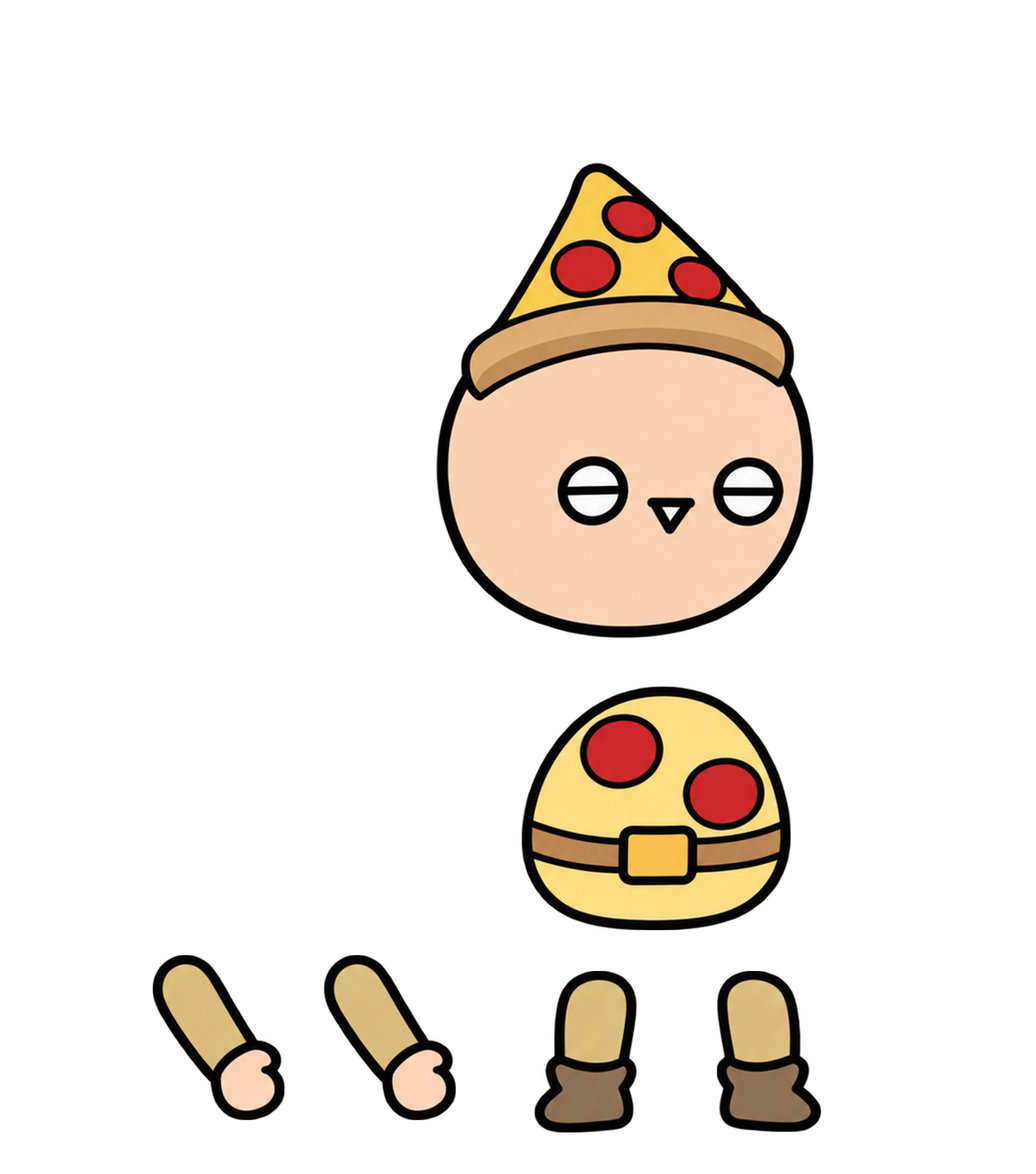
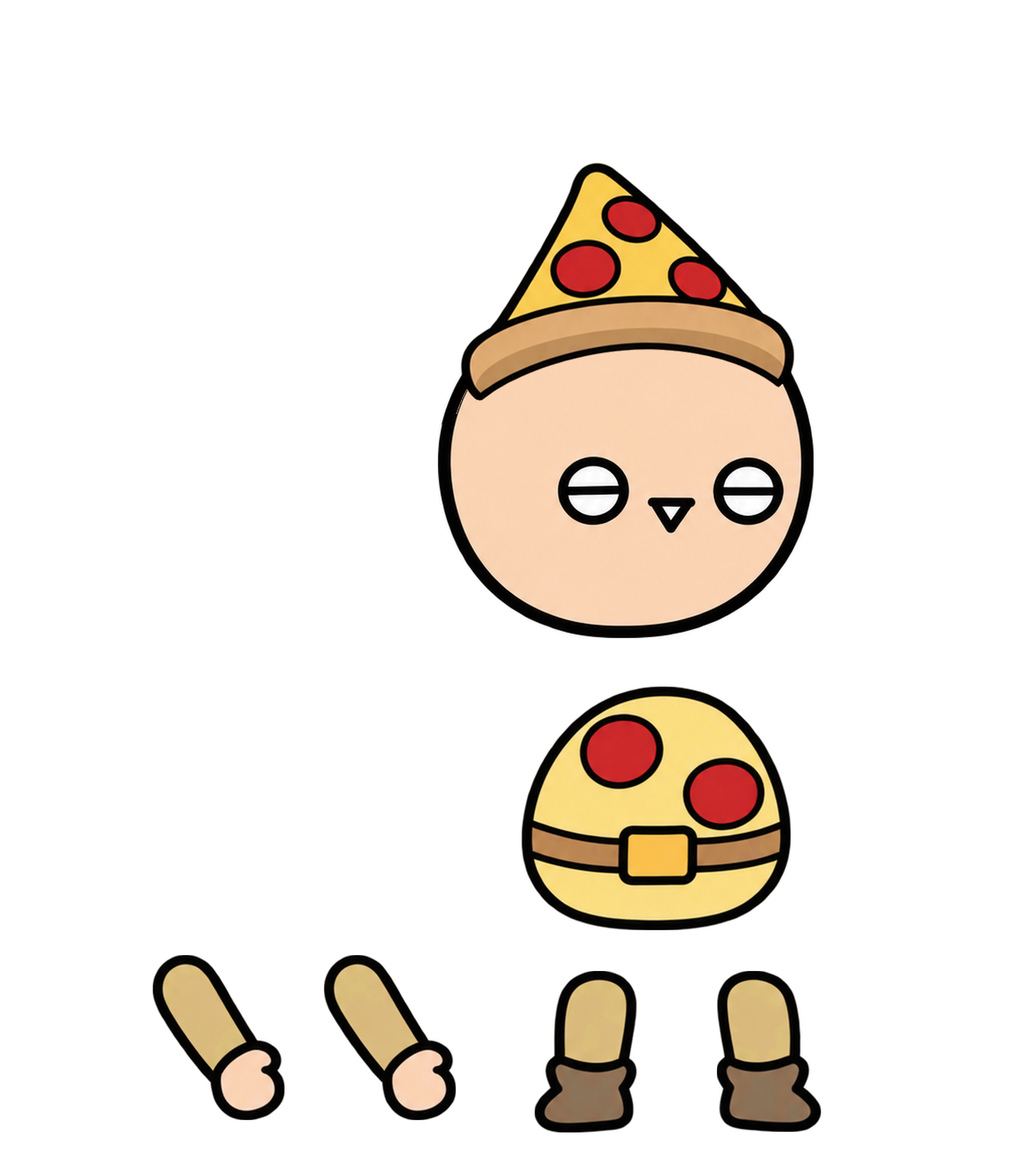
Layer changes from the first 1036x1174 image to the second:
painted on "머리" over [434, 279, 814, 639]
